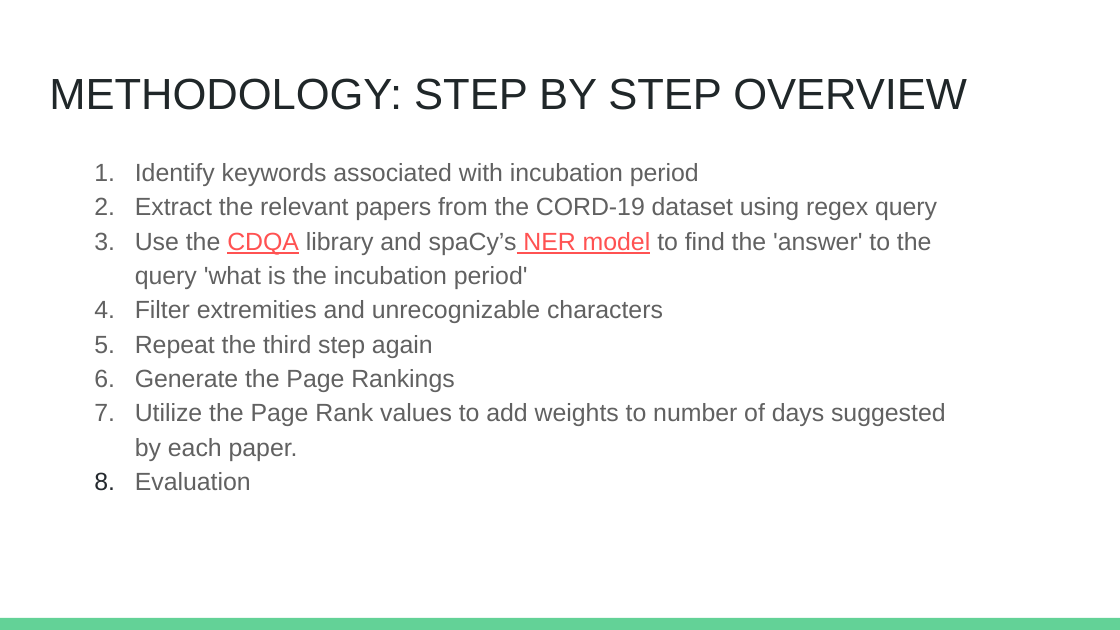
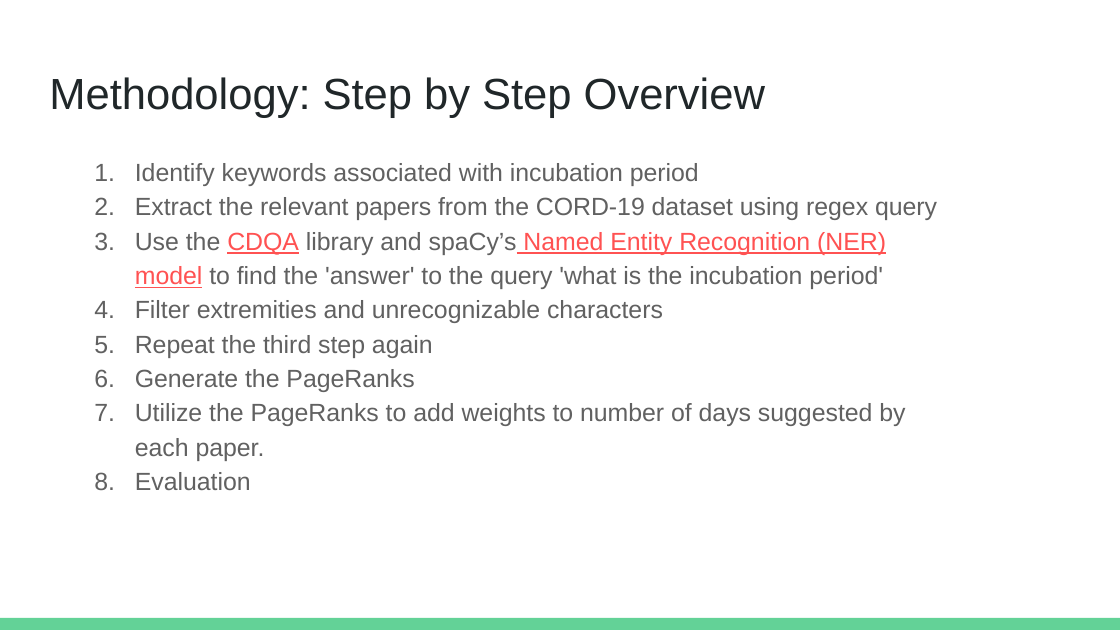
Before and after one commit to lydiatse/cs586, a slide deck: slide 6 of presentation/final_presentation.pptx. Drawn at 1120x630 pixels with LibreOffice and Linux fonts; fonts in the diff are those of the drawing. Boxes give left, top, right and bottom in pixels: in the first picture for what was removed or moved away, otherwise in the second. Text is boxed around its words. In the diff, an @@ line names an element or a change of style, - is before the commit and + after.

```diff
--- a/presentation/final_presentation.pptx
+++ b/presentation/final_presentation.pptx
@@ title at (49, 77, 765, 118): text changed @@
-METHODOLOGY: STEP BY STEP OVERVIEW
+Methodology: Step by Step Overview
@@ text at (135, 232, 886, 289): text changed @@
-3. Use the CDQA library and spaCy’s NER model to find the 'answer' to the query 'what is the incubation period'
+3. Use the CDQA library and spaCy’s Named Entity Recognition (NER) model to find the 'answer' to the query 'what is the incubation period'
@@ text at (135, 369, 905, 461): text changed @@
-6. Generate the Page Rankings
-7. Utilize the Page Rank values to add weights to number of days suggested by each paper.
+6. Generate the PageRanks
+7. Utilize the PageRanks to add weights to number of days suggested by each paper.
```
Also in this commit, not shown: 12 other slides changed, 1 slide added, 1 other file.
